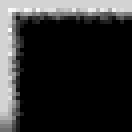
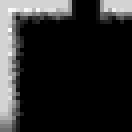
Layer changes from the first 132x132 image to the second:
added layer "Layer 6" (darken) above "Layer 4" over [68, 0, 104, 24]
